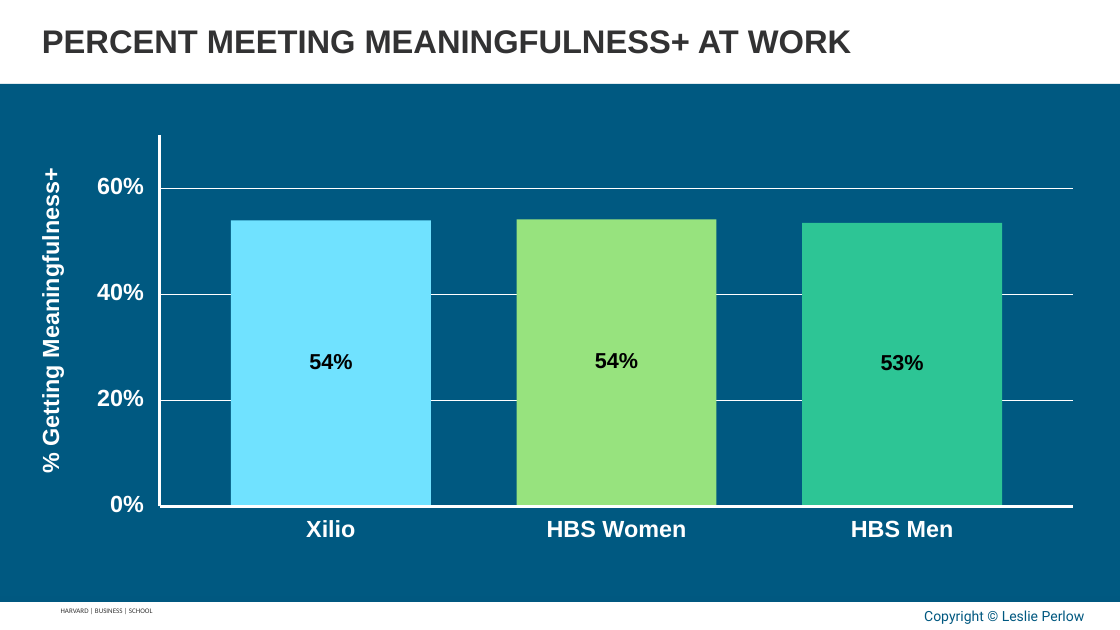
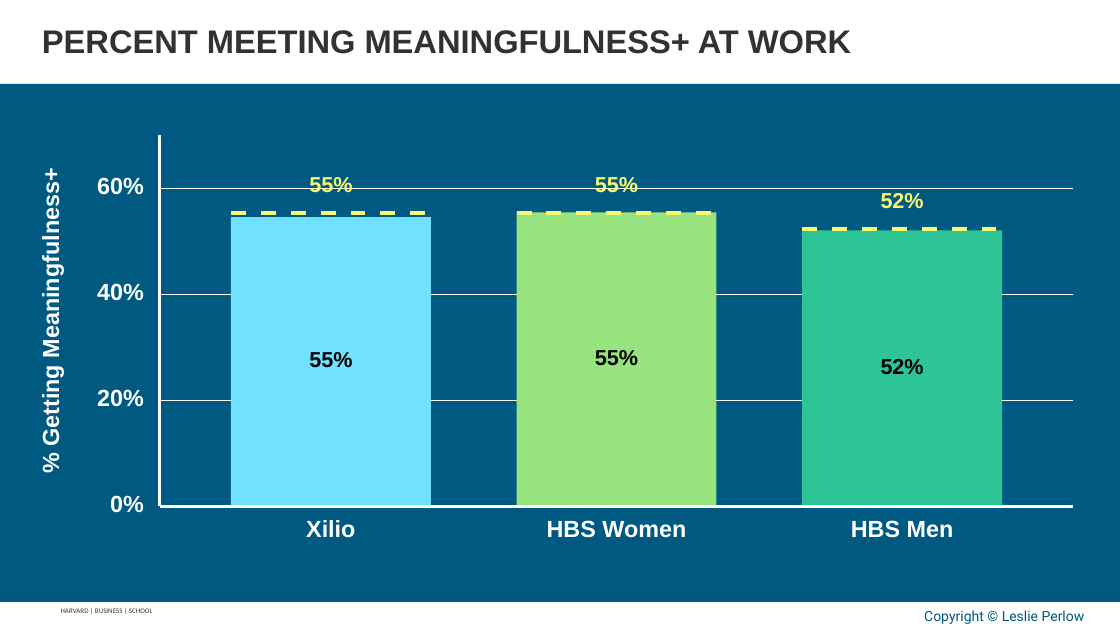
Before and after one commit to APPLITICS/lifematrix-deck-automation, a slide deck: slide 20 of outputs/generated_slides.pptx. Drawn at 1120x630 pixels with LibreOffice and Linux fonts; fonts in the diff are those of the drawing; background and template pictures are left out. Boxes give left, top, right and bottom in pixels: in the first picture for what was removed or moved away, otherwise in the second. Text is boxed around its words. In the diff, an @@ line names an element or a change of style, - is before the commit and + after.

```diff
--- a/outputs/generated_slides.pptx
+++ b/outputs/generated_slides.pptx
@@ group added at [231, 177, 1002, 374]: 6 texts, 3 freeform shapes @@
+55%
+55%
+52%
+55%
+55%
+52%
@@ rectangle: place and size @@
-rectangle at [517, 219, 717, 507]
+rectangle at [517, 213, 717, 507]
@@ rectangle: place and size @@
-rectangle at [802, 223, 1002, 506]
+rectangle at [802, 230, 1002, 507]
@@ text removed at [309, 354, 352, 370] @@
-54%
@@ text removed at [595, 353, 638, 369] @@
-54%
@@ text removed at [881, 355, 924, 371] @@
-53%
```
Also in this commit, not shown: 19 other slides changed, 4 other files.
